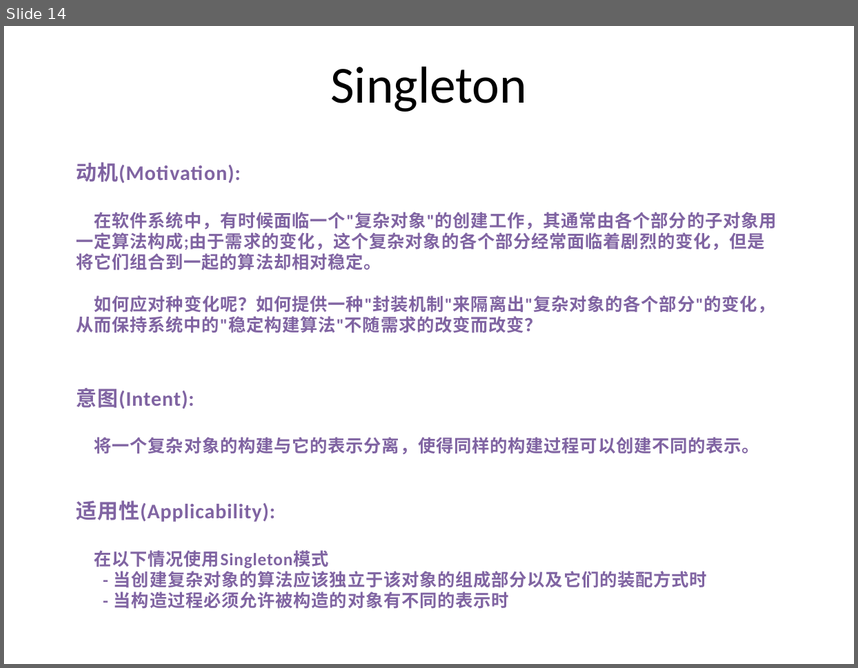
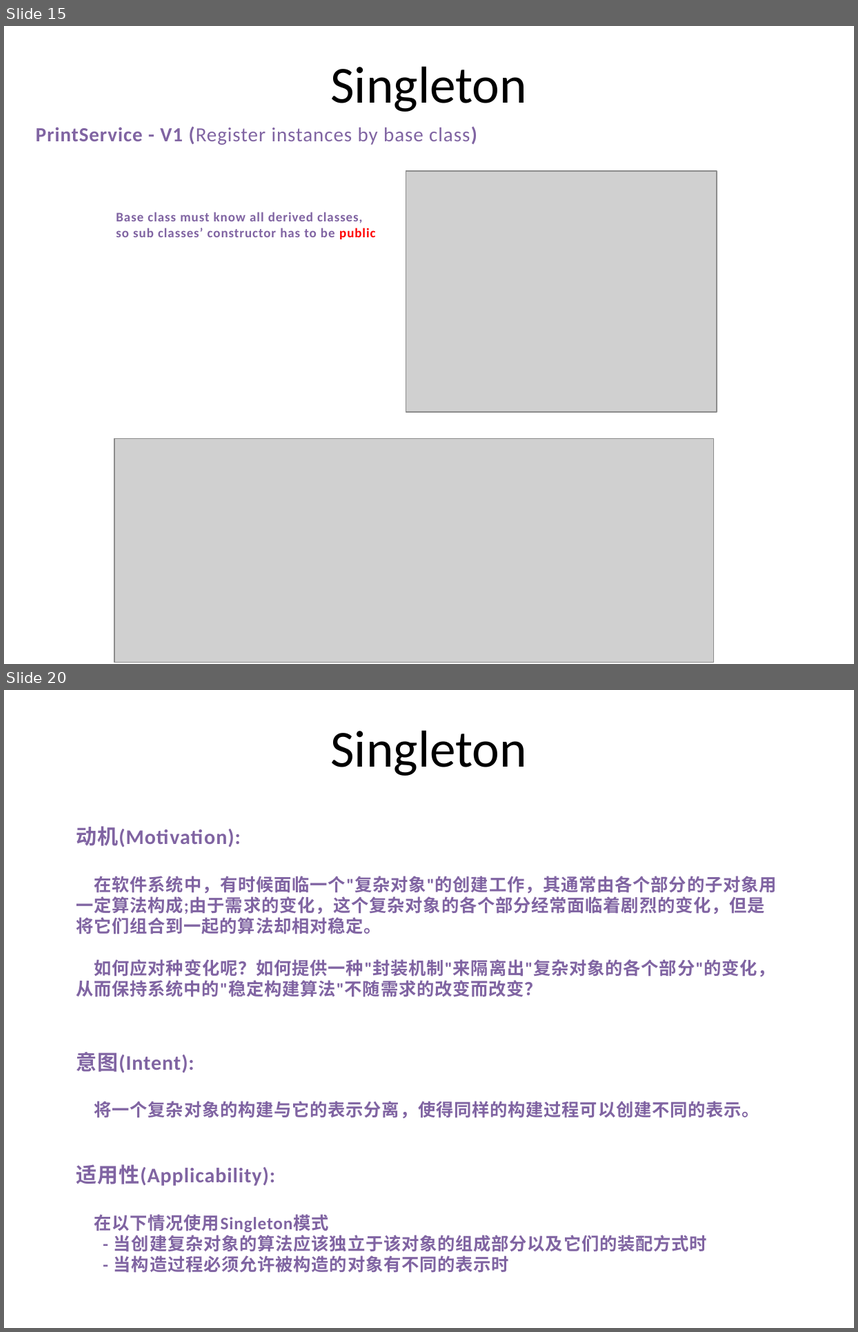
Before and after one commit to PlumpMath/DesignPattern-956, a slide deck: _Doc/DesignPattern.P3.Creational(Singleton).pptx. Shown one above the other, each under a label of ours: slide 14 before the commit, slides 15 and 20 after it; the slides between them are not shown. The pictures are 858x668 and 858x1332 pixels, drawn with LibreOffice and Linux fonts; fonts in the diff are those of the drawing; grey boxes stand for pictures. Boxes give left, top, right and bottom in pixels: in the first picture for what was removed or moved away, otherwise in the second. Text is boxed around its words. In the diff, an @@ line names an element or a change of style, - is before the commit and + after.

Commit message:
Updated Singleton code and PPT.

```diff
--- a/_Doc/DesignPattern.P3.Creational(Singleton).pptx
+++ b/_Doc/DesignPattern.P3.Creational(Singleton).pptx
@@ slide 15 added at (4,26,854,664), background #FFFFFF @@
@@ text added at (330,66,527,112), 44 pt, text #000000 @@
+Singleton
@@ text added at (36,126,477,145), 17 pt, text #8064A2 @@
+PrintService - V1 (Register instances by base class)
@@ picture added at (406,172,717,412) @@
@@ text added at (116,212,375,239), 11.1 pt, text #8064A2, bold @@
+Base class must know all derived classes,
+so sub classes’ constructor has to be public
@@ picture added at (114,439,714,661) @@
@@ what was slide 14 is now slide 20 @@
```
Also in this commit, not shown: 5 slides changed, 5 other slides added, 39 other files.
